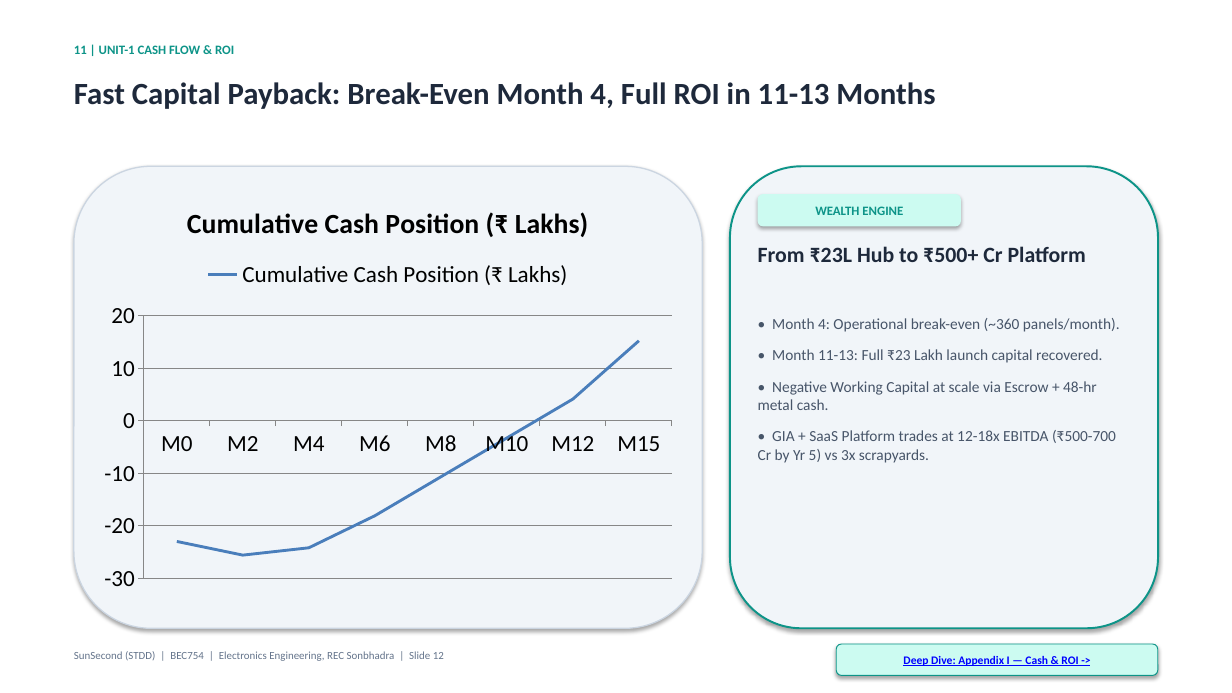
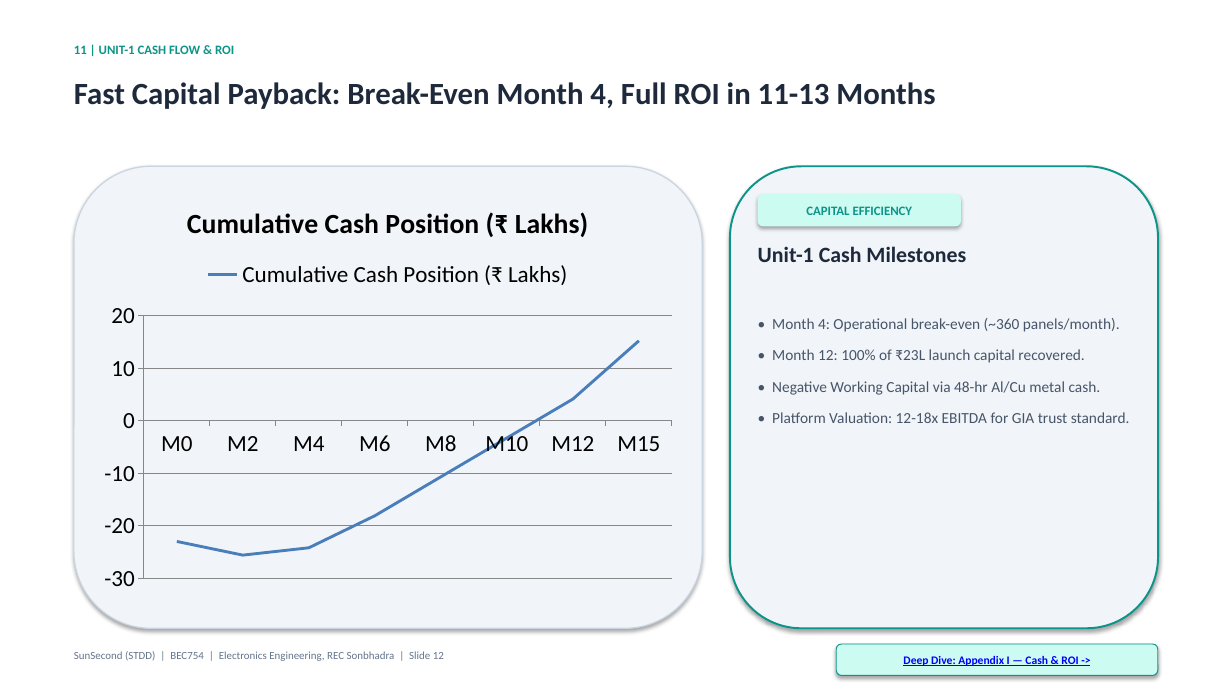
Before and after one commit to iamneerajverma001/SunSecond, a slide deck: slide 12 of SunSecond_STDD_Executive_Pitch_Deck.pptx. Drawn at 1232x693 pixels with LibreOffice and Linux fonts; fonts in the diff are those of the drawing. Boxes give left, top, right and bottom in pixels: in the first picture for what was removed or moved away, otherwise in the second. Text is boxed around its words. In the diff, an @@ line names an element or a change of style, - is before the commit and + after.

Commit message:
Streamline and shorten Slides 11, 12, and 14 for executive pitch brevity

```diff
--- a/SunSecond_STDD_Executive_Pitch_Deck.pptx
+++ b/SunSecond_STDD_Executive_Pitch_Deck.pptx
@@ text in rounded rectangle at bbox=[806, 206, 913, 215]: text changed @@
-WEALTH ENGINE
+CAPITAL EFFICIENCY
@@ text at bbox=[758, 246, 966, 262]: text changed @@
-From ₹23L Hub to ₹500+ Cr Platform
+Unit-1 Cash Milestones
@@ text at bbox=[772, 349, 1130, 423]: text changed @@
-• Month 11-13: Full ₹23 Lakh launch capital recovered.
-• Negative Working Capital at scale via Escrow + 48-hr metal cash.
-• GIA + SaaS Platform trades at 12-18x EBITDA (₹500-700 Cr by Yr 5) vs 3x scrapyards.
+• Month 12: 100% of ₹23L launch capital recovered.
+• Negative Working Capital via 48-hr Al/Cu metal cash.
+• Platform Valuation: 12-18x EBITDA for GIA trust standard.
```
Also in this commit, not shown: 3 other slides changed.
